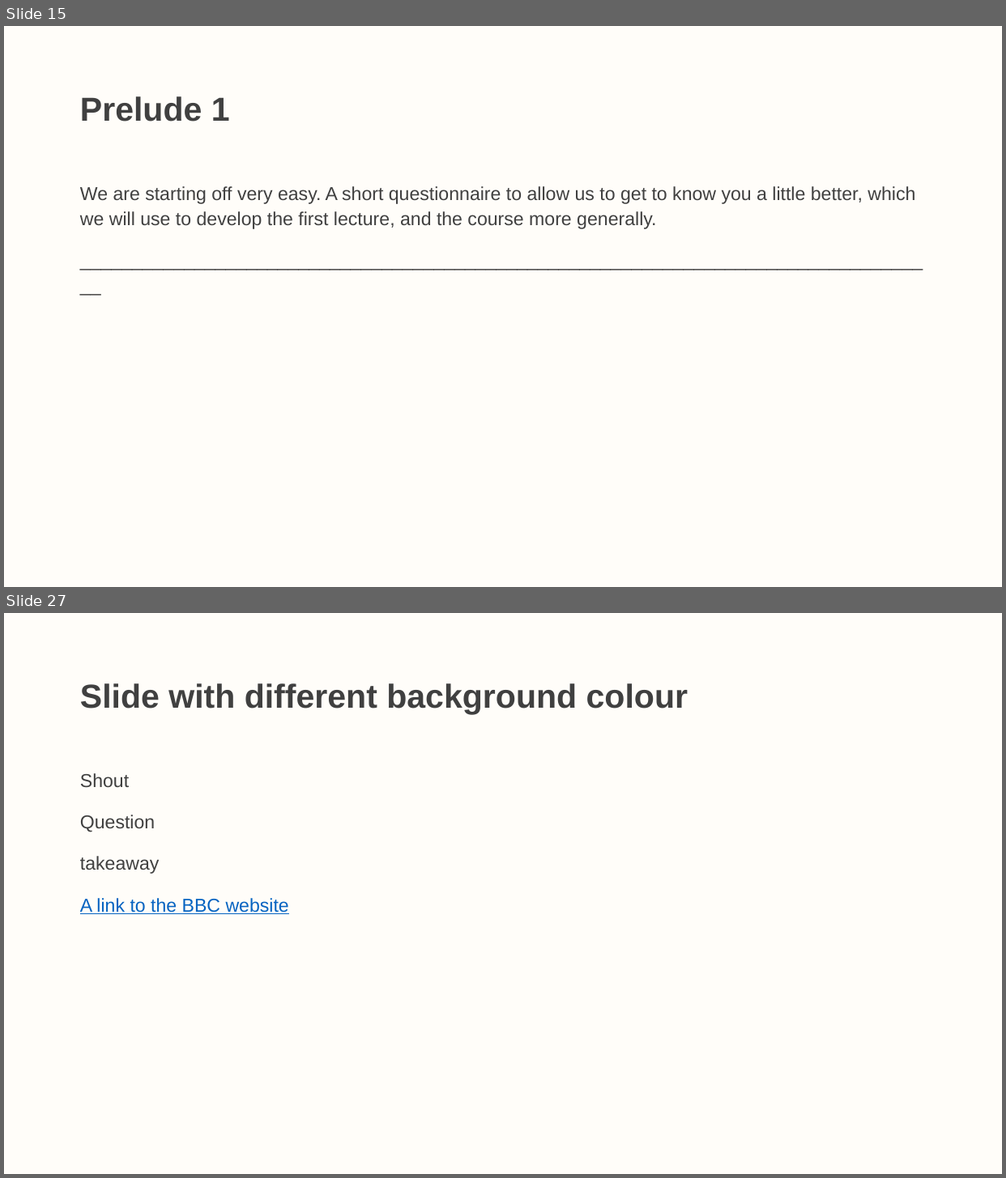
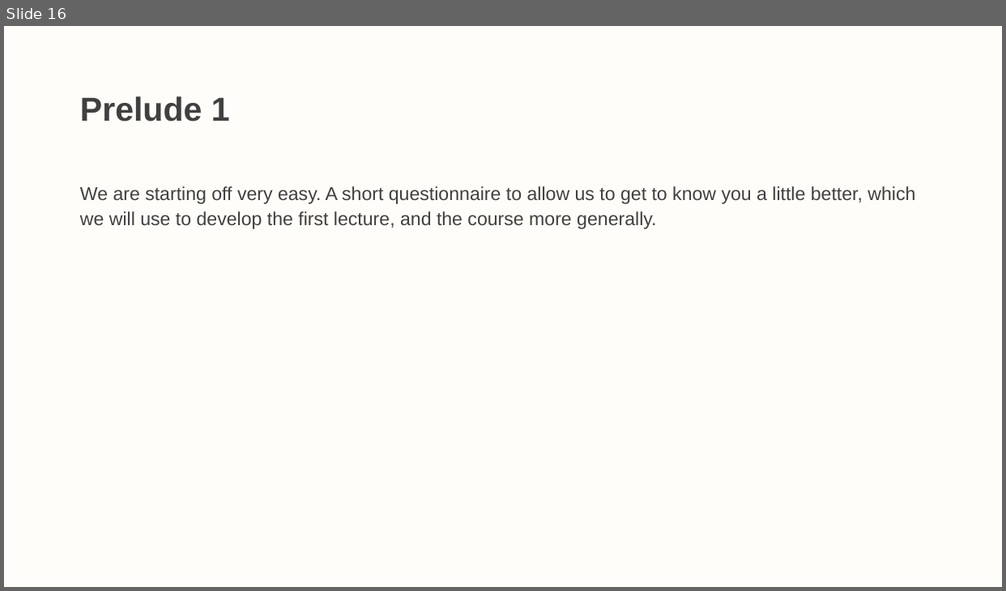
Before and after one commit to LittleMonkeyLab/PS52007Dslides, a slide deck: _site/lectures/Lecture00/Lecture00.pptx. Shown one above the other, each under a label of ours: slides 15 and 27 before the commit, slide 16 after it; the slides between them are not shown. The pictures are 1006x1178 and 1006x591 pixels, drawn with LibreOffice and Linux fonts; fonts in the diff are those of the drawing. Boxes give left, top, right and bottom in pixels: in the first picture for what was removed or moved away, otherwise in the second. Text is boxed around its words. In the diff, an @@ line names an element or a change of style, - is before the commit and + after.

```diff
--- a/_site/lectures/Lecture00/Lecture00.pptx
+++ b/_site/lectures/Lecture00/Lecture00.pptx
@@ slide 27 removed at bbox=[4, 613, 1002, 1174], background #FFF2CC at 10% opacity @@
@@ title removed at bbox=[80, 683, 688, 714] @@
-Slide with different background colour
@@ text removed at bbox=[80, 773, 289, 914] @@
-Shout
-Question
-takeaway
-A link to the BBC website
@@ what was slide 15 is now slide 16 @@
@@ slide 16 changed as well @@
@@ text at bbox=[80, 186, 915, 229]: paragraph removed @@
-___________________________________________________________________________________
```
Also in this commit, not shown: 9 other slides changed, 2 slides added, 25 other slides removed, 25 other files.
